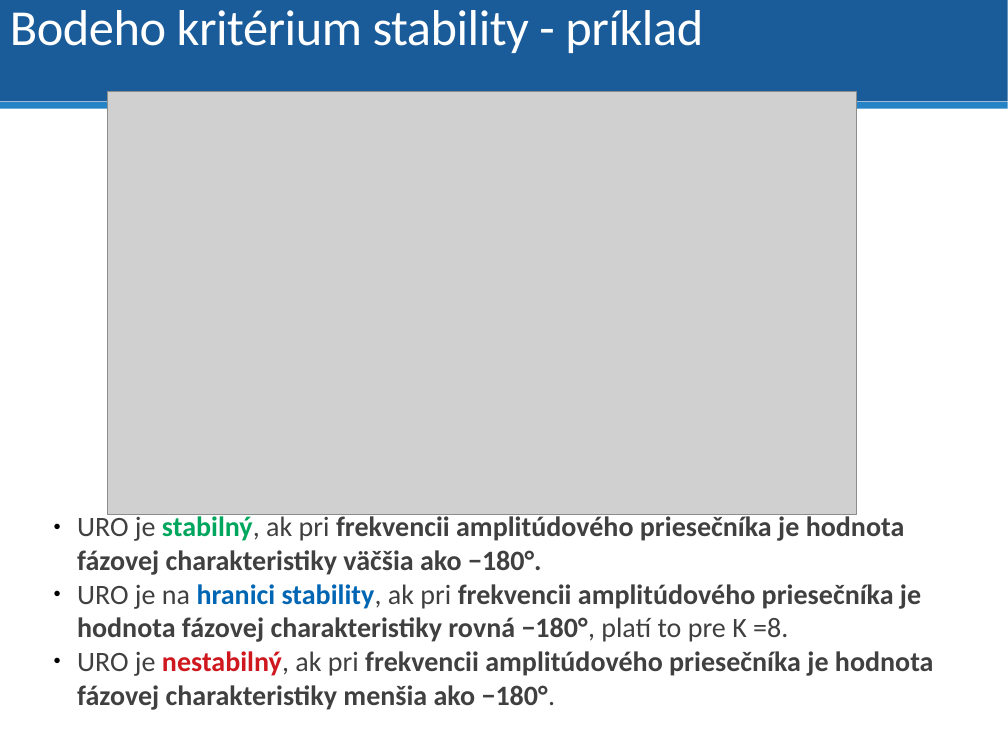
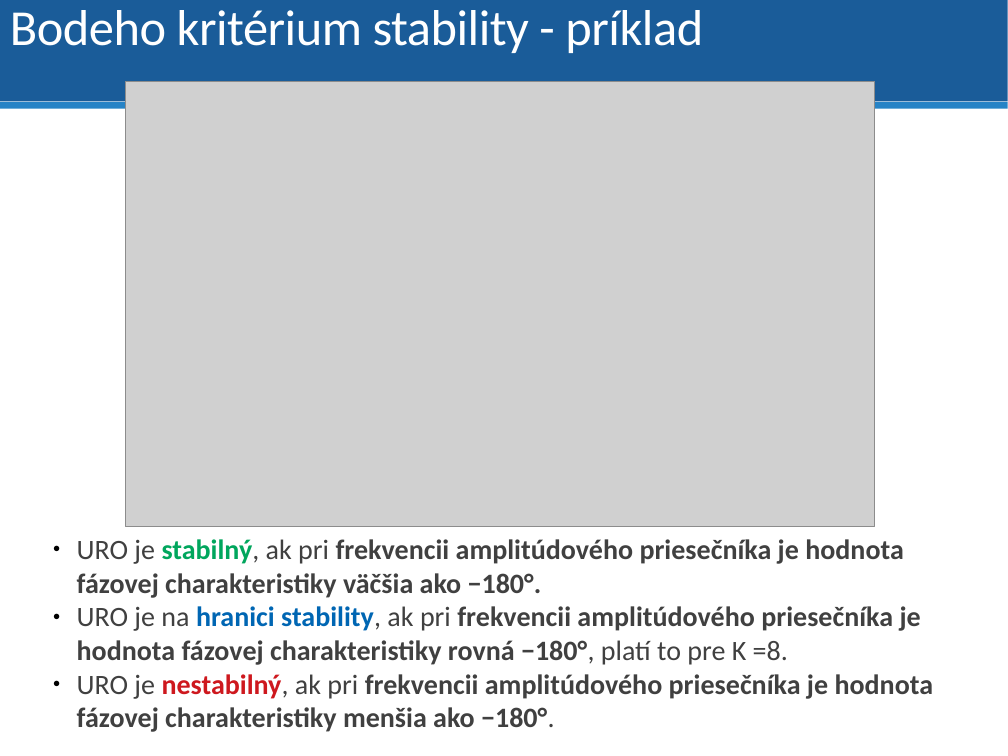
Before and after one commit to dodekm/TeamProjektKybernetika, a slide deck: slide 26 of Nove prednasky/P5 Stavový opis, Stabilita.pptx. Drawn at 1008x756 pixels with LibreOffice and Linux fonts; fonts in the diff are those of the drawing; grey boxes stand for pictures. Boxes give left, top, right and bottom in pixels: in the first picture for what was removed or moved away, otherwise in the second. Text is boxed around its words. In the diff, an @@ line names an element or a change of style, - is before the commit and + after.

```diff
--- a/Nove prednasky/P5 Stavový opis, Stabilita.pptx
+++ b/Nove prednasky/P5 Stavový opis, Stabilita.pptx
@@ picture: place and size @@
-picture at (108, 92, 857, 515)
+picture at (125, 82, 874, 527)
@@ text "URO je stabilný, ak pri ..." rewrapped from (77, 513, 934, 710) to (77, 539, 934, 732) @@
```
Also in this commit, not shown: 3 other slides changed.
